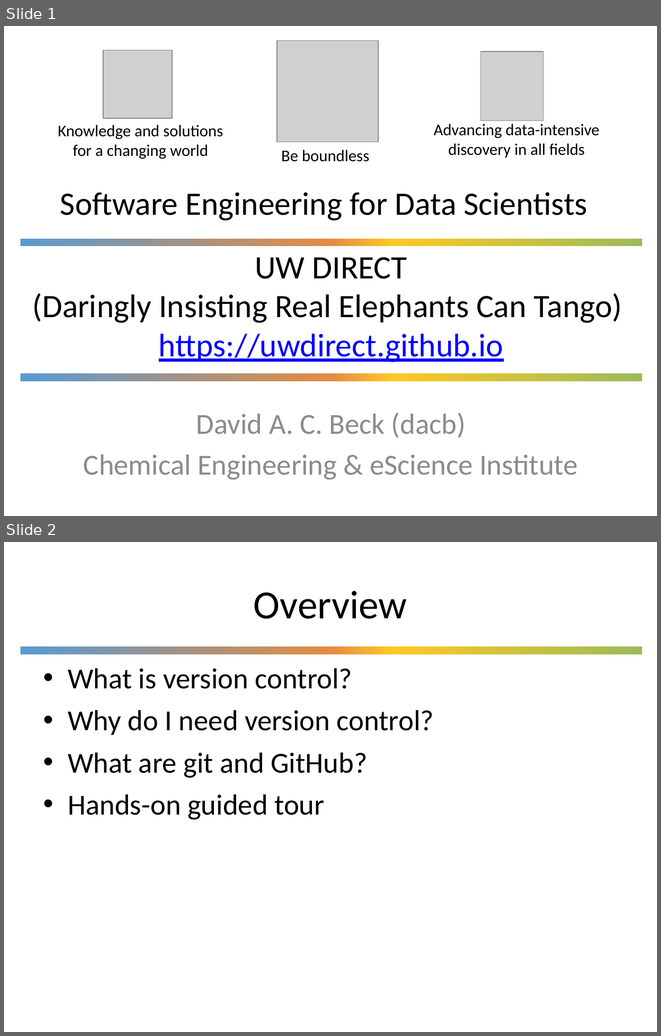
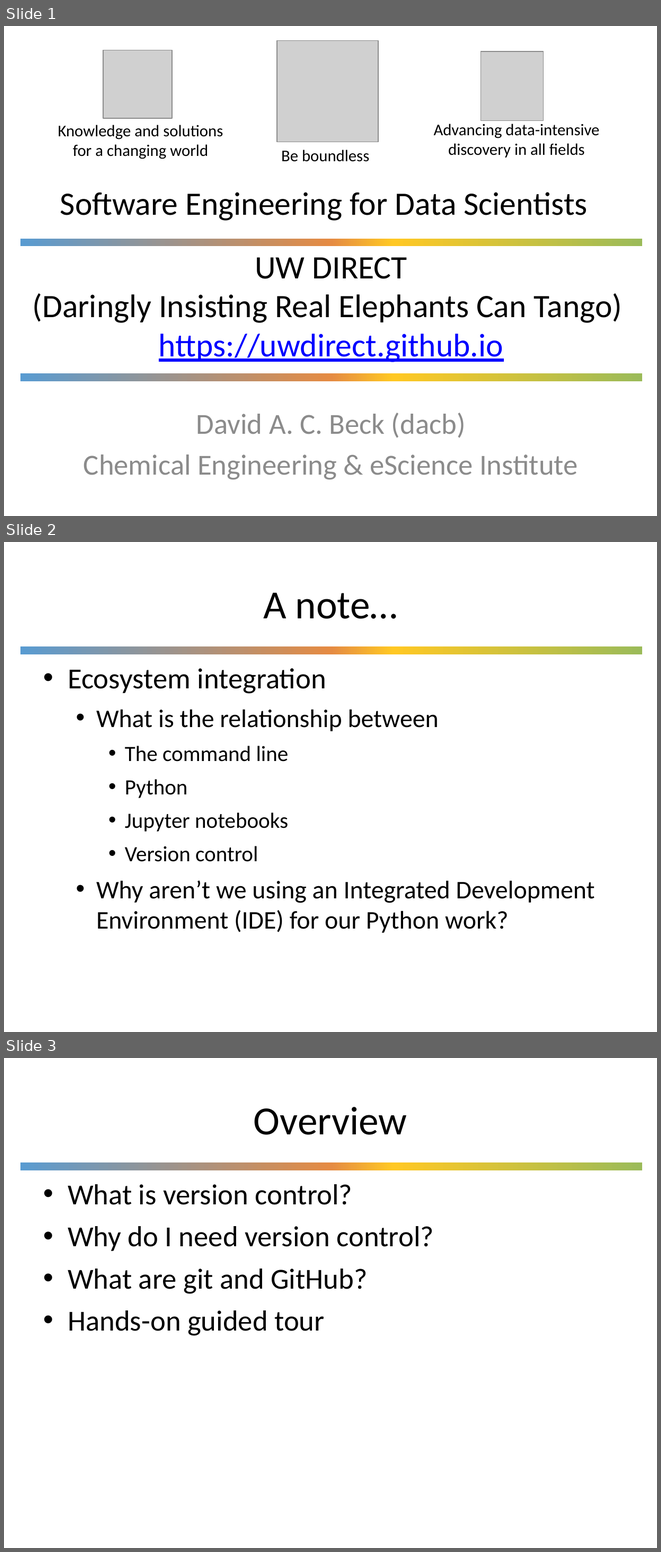
Before and after one commit to UWDIRECT/UWDIRECT.github.io, a slide deck: SEDS_content/03.Version_Control_p1.pptx. Shown one above the other, each under a label of ours: slides 1 and 2 before the commit, slides 1, 2 and 3 after it. The pictures are 661x1036 and 661x1552 pixels, drawn with LibreOffice and Linux fonts; fonts in the diff are those of the drawing; grey boxes stand for pictures; background and template pictures are left out. Boxes give left, top, right and bottom in pixels: in the first picture for what was removed or moved away, otherwise in the second. Text is boxed around its words. In the diff, an @@ line names an element or a change of style, - is before the commit and + after.

```diff
--- a/SEDS_content/03.Version_Control_p1.pptx
+++ b/SEDS_content/03.Version_Control_p1.pptx
@@ slide 2 added at <box>4,542,657,1032</box>, background #FFFFFF; not listed: 1 template element that a slide beside it also shows @@
@@ title added at <box>263,592,398,619</box>, 44 pt, text #000000 @@
+A note…
@@ text added at <box>68,668,595,933</box>, 28 pt, text #000000 @@
+• Ecosystem integration
+  • What is the relationship between
+    • The command line
+    • Python
+    • Jupyter notebooks
+    • Version control
+  • Why aren’t we using an Integrated Development Environment (IDE) for our Python work?
@@ what was slide 2 is now slide 3 @@
```
Also in this commit, not shown: 2 other files.
